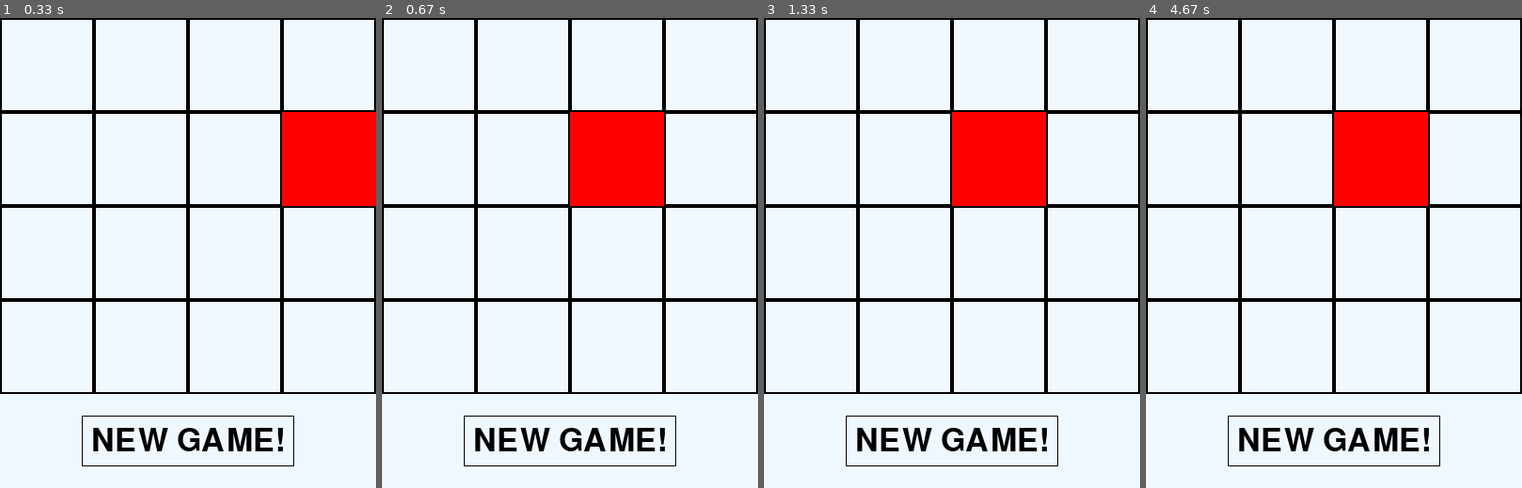
Above: before the commit, frames 1-4 (left to right).
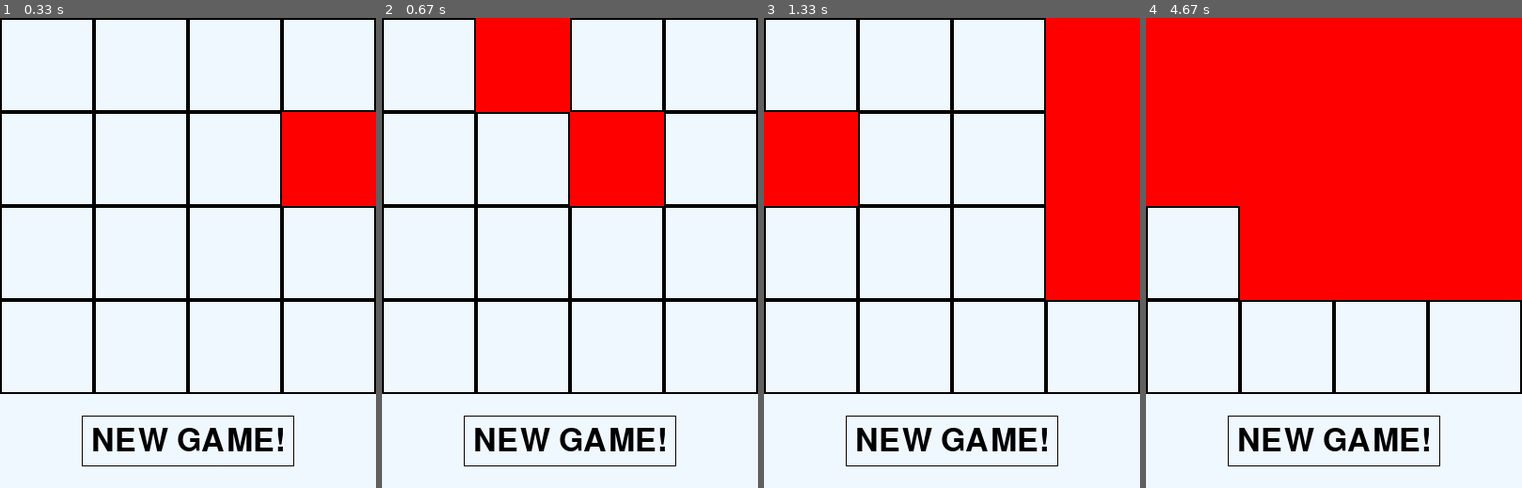
Above: after the commit, the same moments.

Repository: Good-piraT/pygame
Game: pygame game, started from main.py
The game is run twice, just before and just after one commit, with the same random seed, the same clock (stepped at 60 frames per second) and the same inputs.
Inputs:
- Up to frame 1 (0.33 s): no input
- Up to frame 2 (0.67 s): hold Right from 0.33 s (still down)
- Up to frame 3 (1.33 s): release Right at 0.8 s; hold Up 0.83-1.13 s; hold Right from 1.17 s (still down)
- Up to frame 4 (4.67 s): release Right at 1.63 s; hold Up 1.67-2.2 s; hold Down 2.23-2.53 s; hold Up 2.57-2.97 s; hold Up 3-3.37 s; hold Up 3.4-4.03 s; hold Down 4.07-4.43 s; hold Up from 4.47 s (still down)

Frame 1 is identical in both runs. In frame 2, 5.0% of the frame differs, in the area x 25-50%, y 0-20%; in frame 3, 25%; in frame 4, 50%, in the area x 0-100%, y 0-60%.

Commit message:
Trying in movement
Moving hardly and wrong. leeft-right. right problem was fixed by change_board

Diff:
--- a/main.py
+++ b/main.py
@@ -9,6 +9,7 @@
     self.width = width
     self.height = height
     self.board = [[0] * width for _ in range(height)]
+    self.change_board = [[0] * width for _ in range(height)]
     self.left = 10
     self.top = 10
     self.cell_size = 30
@@ -64,6 +65,7 @@
   def button_act(self):
     print("I'M BUTTON")
     self.board = [[0] * self.width for _ in range(self.height)]
+    self.ones()
 
   def on_click(self, cell_coords):  #пишет координаты клеток в консоль
     print('board cell', cell_coords)
@@ -78,7 +80,19 @@
   def move(self,
            direction):  #делает ход, двигая клетки в указанном направлении
     #считать кол-во клеток прохода
-    if direction == 'left' or direction == 'right':
+    if direction == 'left' :
+      for i in range(4):
+        for q in range(4):
+          elem = self.board[i][q]
+          row = self.board[i]
+          if elem > 0:
+            zero_nums, ind = zero_count(row)
+            if zero_nums > 0:
+              left_zero = min(ind)
+              self.change_board[i][left_zero] = elem
+      self.board = self.change_board
+      self.change_board = [[0] * self.width for _ in range(self.height)]
+    if direction == 'right':
       for i in range(4):
         for q in range(4):
           elem = self.board[i][q]
@@ -87,32 +101,16 @@
             zero_nums, ind = zero_count(row)
             if zero_nums > 0:
               right_zero = max(ind)
-              print('ПРАВЫЙ НОЛЬ', right_zero)
-              left_zero = min(ind)
-              if direction == 'right':
-                jump = max(ind) - row.index(elem)
-                print('jump', jump)
-                print('moved to right', elem)
-                self.board[i][right_zero] = elem
-                self.board[i][q] = 0
-                print('ТАБЛИЦА:')
-                for row in self.board:
-                  print(row)
-                print(right_zero)
-              elif direction == 'left':
-                jump = row.index(elem) - min(ind)
-                print('jump', jump)
-                print('moved to left')
-                self.board[i][left_zero] = elem
-                self.board[i][q] = 0
-                print('ТАБЛИЦА:')
-                for row in self.board:
-                  print(row)
-                print(left_zero)
+              self.change_board[i][right_zero] = elem
+      print(self.change_board)
+      self.board = self.change_board
+      self.change_board = [[0] * self.width for _ in range(self.height)]
+    self.ones()
+    print('ТАБЛИЦА:')
+    for row in self.board:
+      print(row)
 
-    #self.ones()
-
-  def ones(self):  #добавляет еще одну единицу на доску в путом месте
+  def ones(self, total=False):  #добавляет еще одну единицу на доску в путом месте
     br = False
     for row in range(4):
       x = randint(0, 1)
@@ -120,10 +118,7 @@
         for elem in range(4):
           num_zeros, index = zero_count(
               self.board[row])  #количество нулей, тх индексы
-          q = randint(0, num_zeros - 1)
-          print('ноль оказалась q-тым', q, end=' ')
-          print('ряд', row, 'из индексов', index, 'из своих собратьев',
-                num_zeros)
+          q = randint(0, num_zeros)if total else randint(0, num_zeros - 1)
           self.board[row][index[q]] = 1
           br = True
           break
